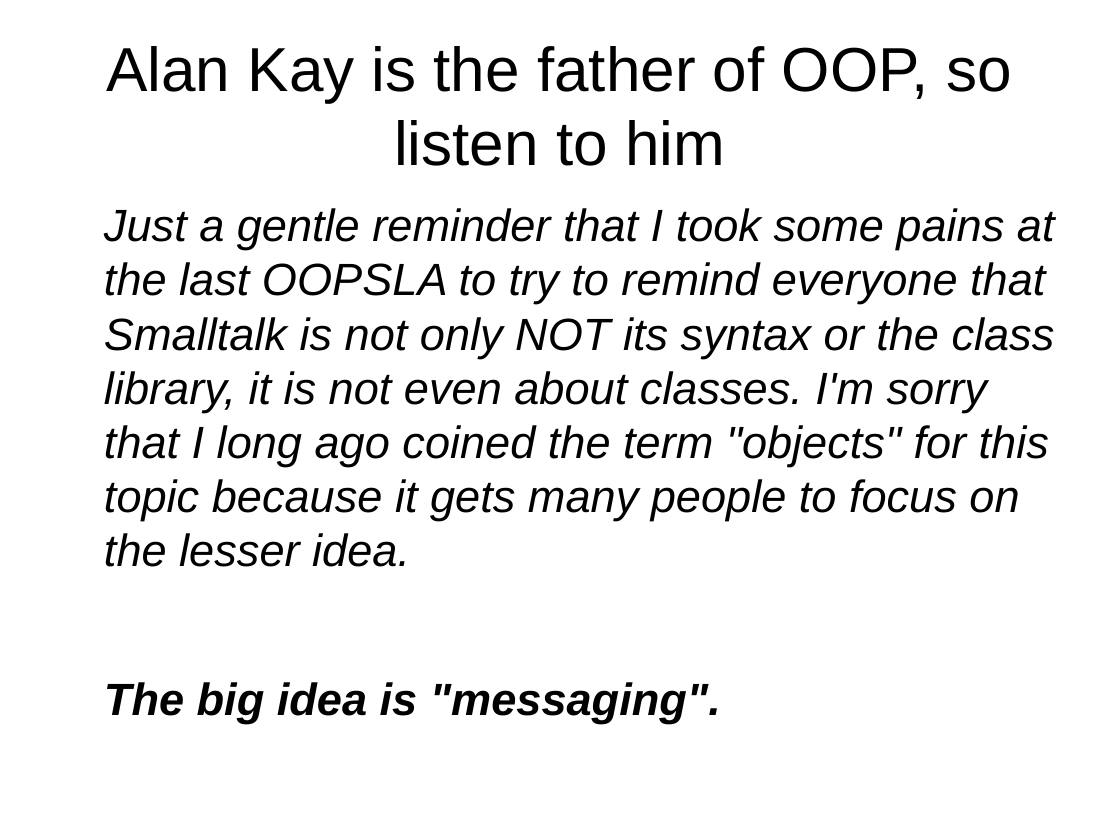
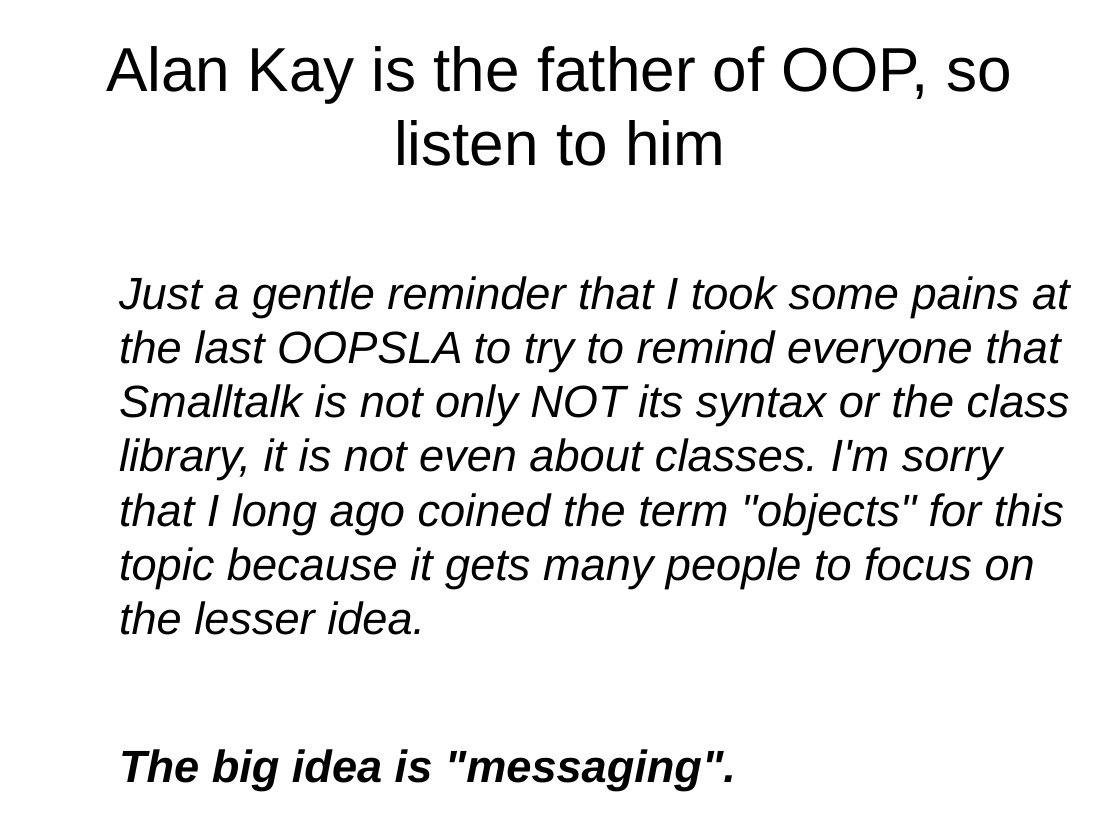
Before and after one commit to pseale/presentation-message-passing, a slide deck: slide 5 of message-passing.odp. Drawn at 1120x840 pixels with LibreOffice and Linux fonts; fonts in the diff are those of the drawing. Boxes give left, top, right and bottom in pixels: in the first picture for what was removed or moved away, otherwise in the second. Text is boxed around its words. In the diff, an @@ line names an element or a change of style, - is before the commit and + after.

```diff
--- a/message-passing.odp
+++ b/message-passing.odp
@@ text "Just a gentle reminder that ...": place and size @@
-text "Just a gentle reminder that ..." at <box>104,208,1055,723</box>
+text "Just a gentle reminder that ..." at <box>119,276,1070,791</box>
```
Also in this commit, not shown: 6 other slides changed, 6 slides added, 13 other files.
